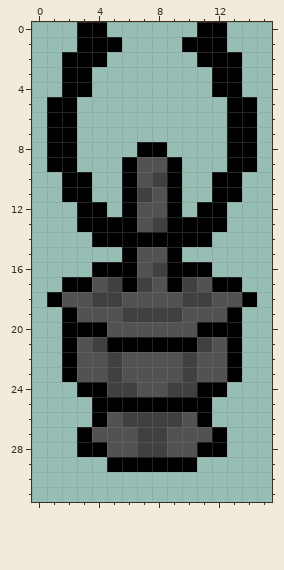
A pixel-art sprite gets an edit: assets/sprites/objects/alter.png. Above: the version before the commit.
The file is 16x32 pixels.
The result:
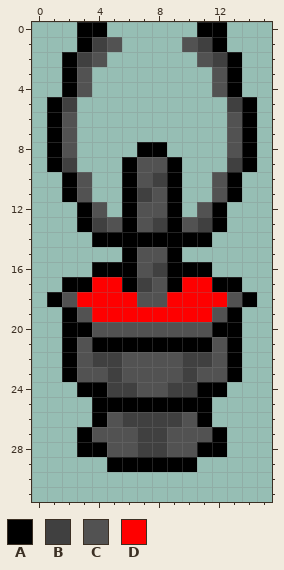
Palette (. is transparent): A #000000  B #404040  C #525252  D #fe0000
Difference:
Colour B becomes colour A in row 21 at x 4 and 11.
Colour A becomes colour B in row 1 at x 4 and 11; in row 2 at x 3 and 12; in row 5 at x 2 and 13; in row 9 at x 2 and 13; in row 13 at x 4 and 11.
Colour C becomes colour B in row 22 at x 4 and 11.
Colour A becomes colour C in row 1 at x 5 and 10; in row 2 at x 4 and 11; in rows 3 to 4 at x 3 and 12; in rows 6 to 8 at x 2 and 13; in rows 10 to 11 at x 3 and 12; in row 12 at x 4 and 11.
Colour A becomes colour C in row 13 at x 5 and 10; in row 20 at x 4 and 11.
Colour B becomes colour D in row 17 at x 5 and 10; in row 18 at x 4 to 5 and 10 to 11; in row 19 at x 6 to 9.
Colour C becomes colour D in row 17 at x 4 and 11; in row 18 at x 3, 6, 9 and 12; in row 19 at x 4 to 5 and 10 to 11.
Changed places in both pictures, as pixel boxes (x1, y1, x2, y2):
changed: (62, 37, 242, 367)
